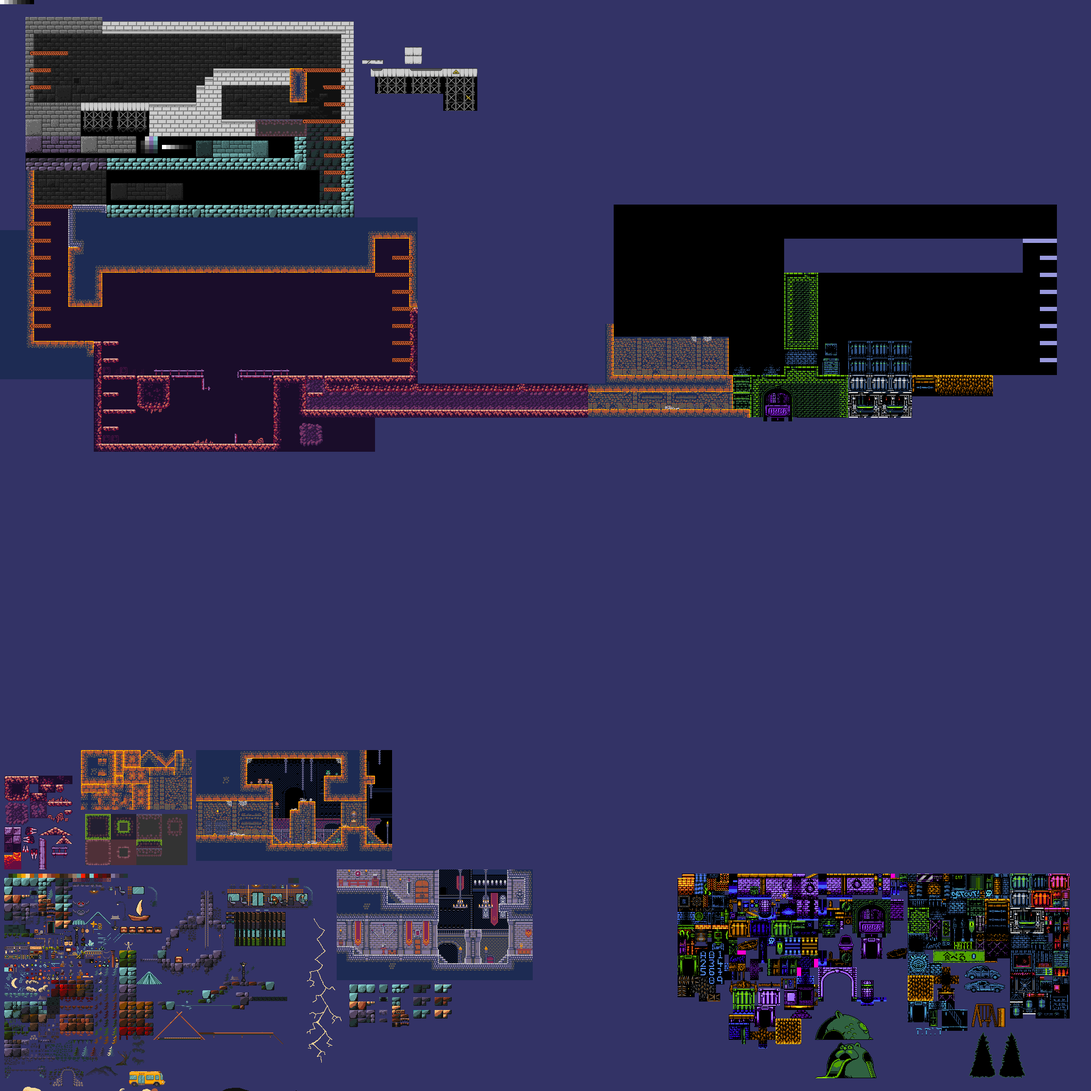
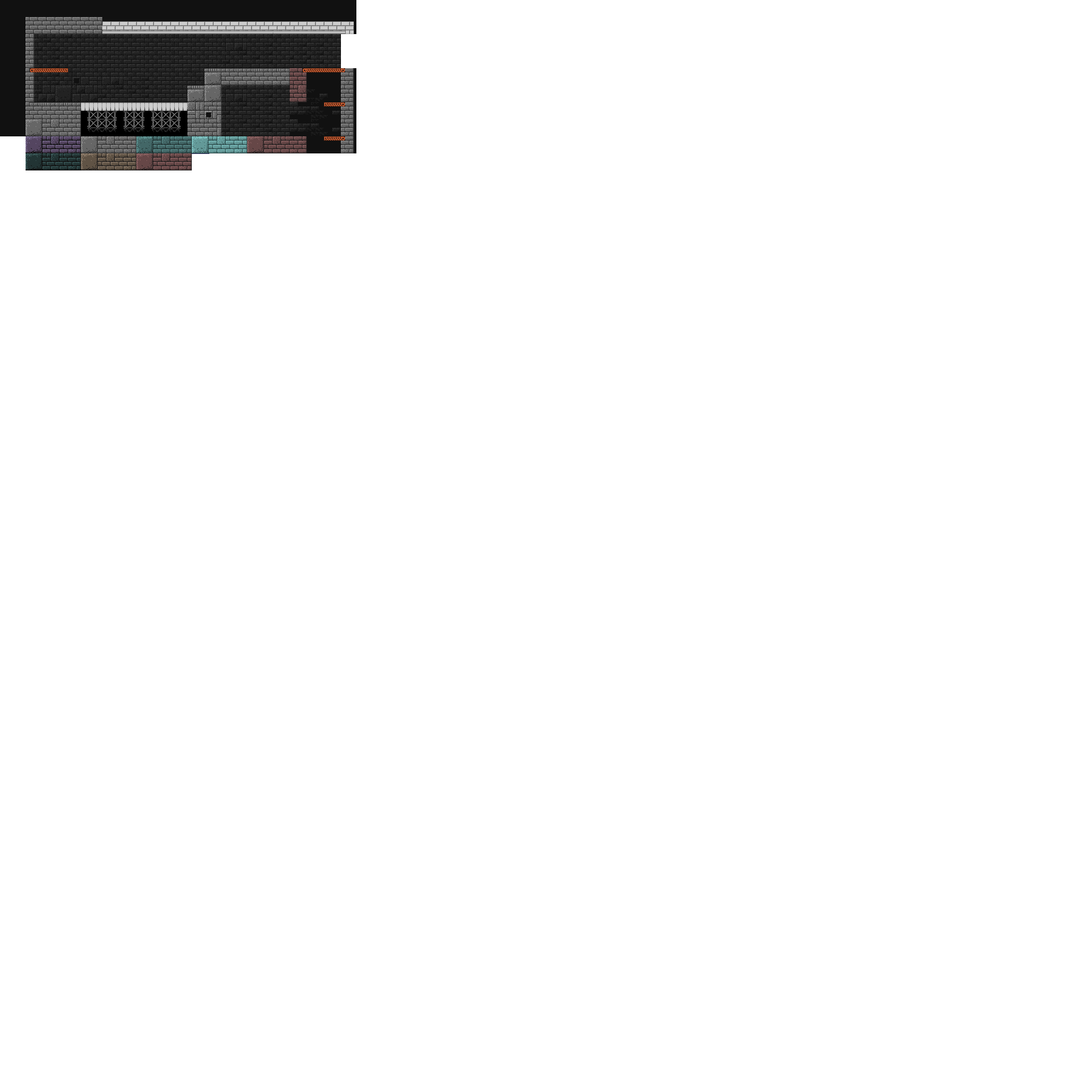
Comparing the layer stacks of the two 1091px x 1091px images. Changes:
added layer "Pasted Layer" above "Terrain copy" over [0,0,357,171]
hid "Terrain copy", painted on it over [0,0,1091,1091]
